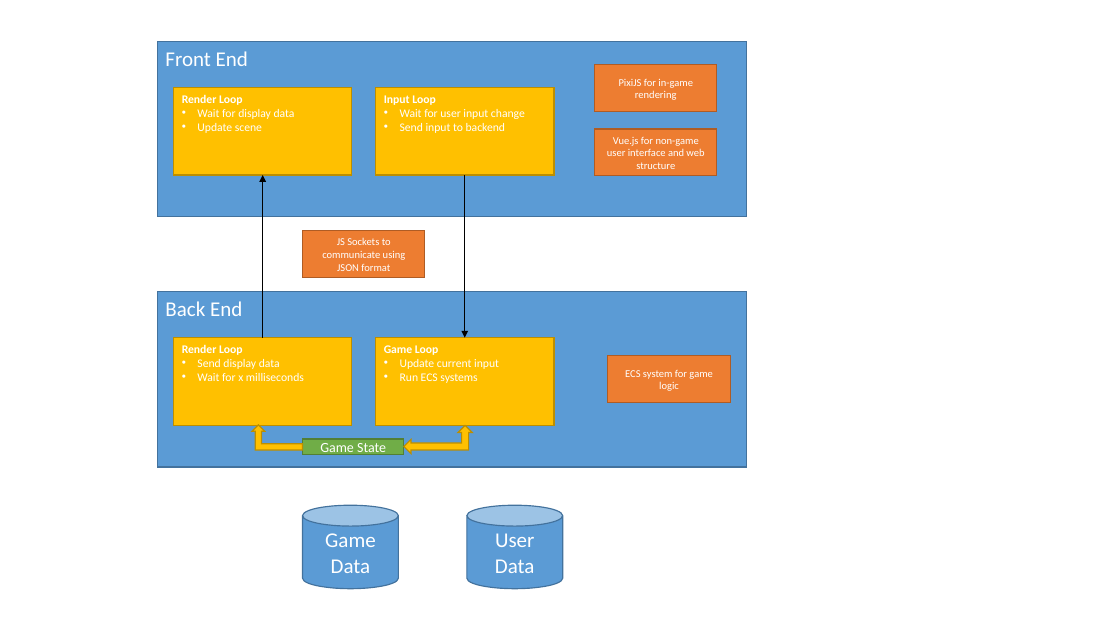
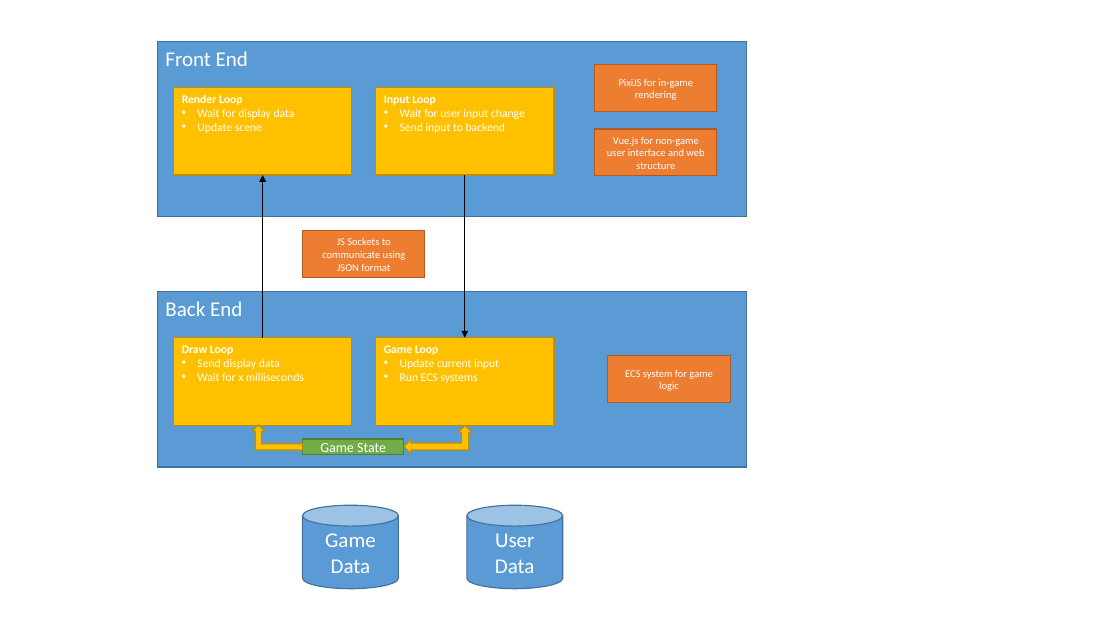
Before and after one commit to deejai/AdventureGame_MUD_ECS, a slide deck: slide 1 of assets/Architecture.pptx. Drawn at 1120x630 pixels with LibreOffice and Linux fonts; fonts in the diff are those of the drawing. Boxes give left, top, right and bottom in pixels: in the first picture for what was removed or moved away, otherwise in the second. Text is boxed around its words. In the diff, an @@ line names an element or a change of style, - is before the commit and + after.

Commit message:
small language change

```diff
--- a/assets/Architecture.pptx
+++ b/assets/Architecture.pptx
@@ text in rectangle at box(182, 345, 233, 355): text changed @@
-Render Loop
+Draw Loop
```
